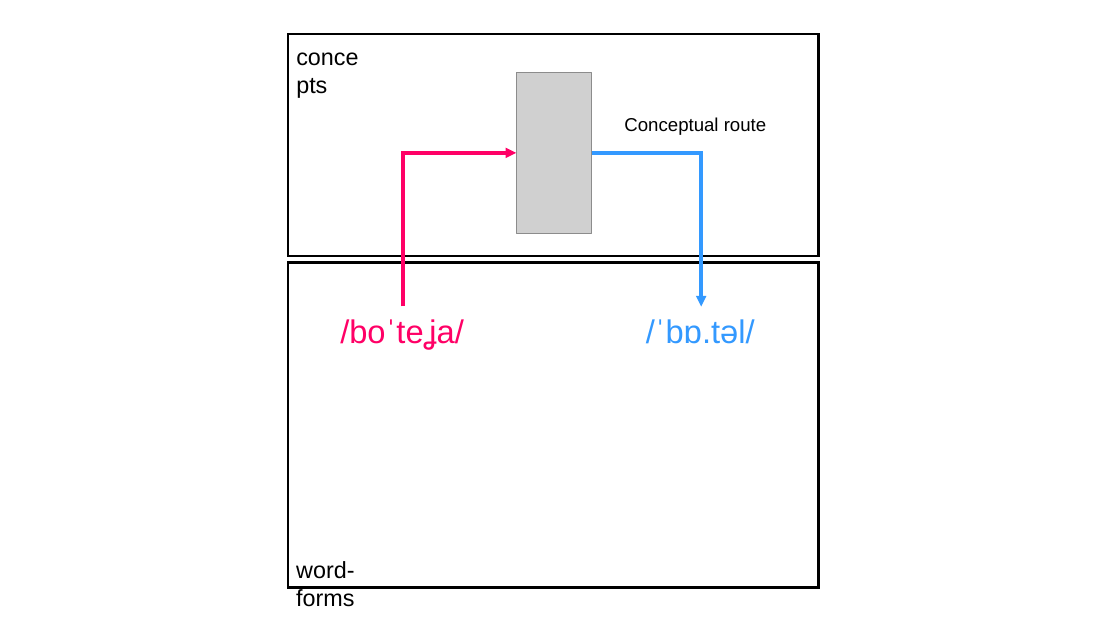
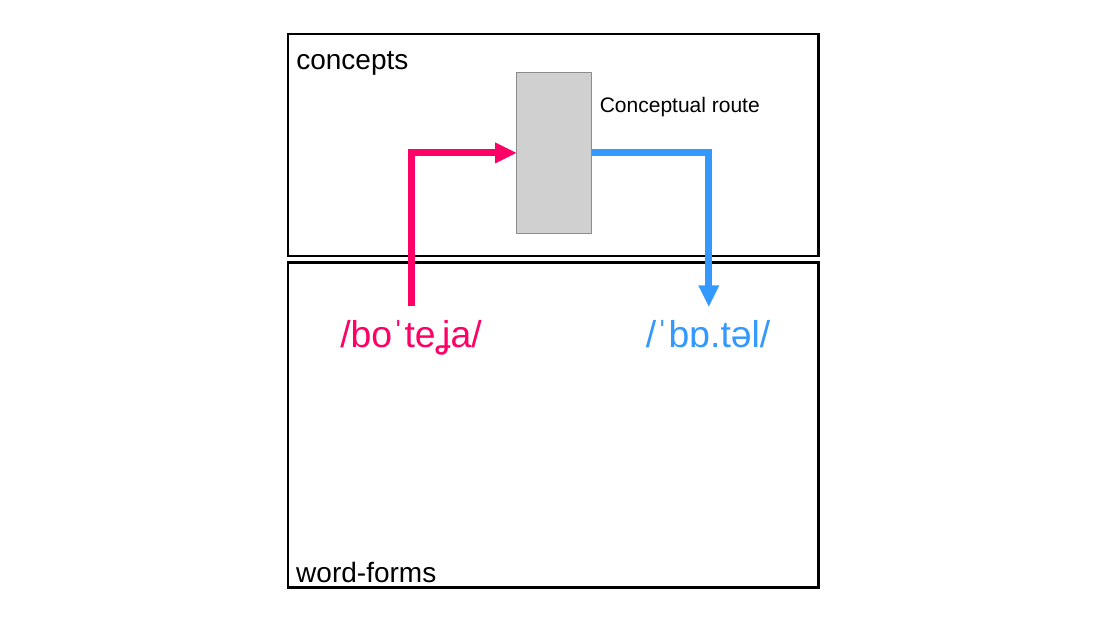
Before and after one commit to gongcastro/psycholing-cofee_2022_translation-elicitation, a slide deck: slide 2 of docs/figures.pptx. Drawn at 1120x630 pixels with LibreOffice and Linux fonts; fonts in the diff are those of the drawing; grey boxes stand for pictures. Boxes give left, top, right and bottom in pixels: in the first picture for what was removed or moved away, otherwise in the second. Text is boxed around its words. In the diff, an @@ line names an element or a change of style, - is before the commit and + after.

Commit message:
Finish up slides

```diff
--- a/docs/figures.pptx
+++ b/docs/figures.pptx
@@ text "concepts" at [296, 51, 408, 74]: size 20 to 24 pt @@
@@ text "Conceptual route": place and size @@
-text "Conceptual route" at [624, 117, 766, 135]
+text "Conceptual route" at [600, 96, 760, 117]
@@ text "Conceptual route" at [600, 96, 760, 117]: size 16 to 18 pt @@
@@ elbow arrow moved from (403, 307) - (517, 153) to (412, 307) - (517, 153) @@
@@ elbow arrow (412, 307) - (517, 153): stroke #FF0066 3 pt to #FF0066 6 pt @@
@@ elbow arrow moved from (592, 153) - (702, 307) to (592, 153) - (709, 307) @@
@@ elbow arrow (592, 153) - (709, 307): stroke #3399FF 3 pt to #3399FF 6 pt @@
@@ text "/boˈteʝa/" at [340, 320, 481, 355]: size 28 to 32 pt @@
@@ text "/ˈbɒ.təl/" at [646, 320, 770, 348]: size 28 to 32 pt @@
@@ text "word-forms" at [296, 561, 436, 588]: size 20 to 24 pt @@
```
Also in this commit, not shown: 3 other slides changed, 5 slides added, 18 other files.
